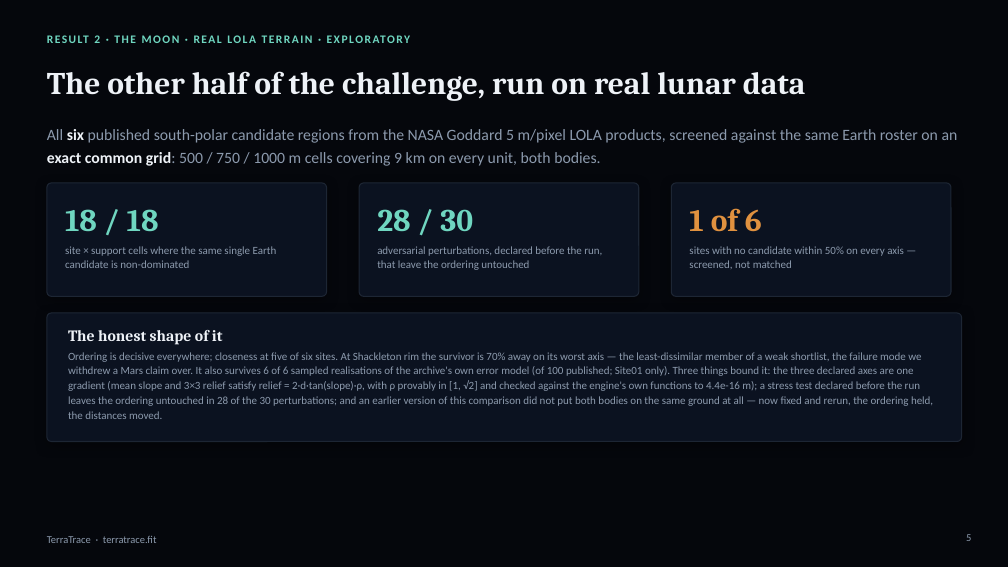
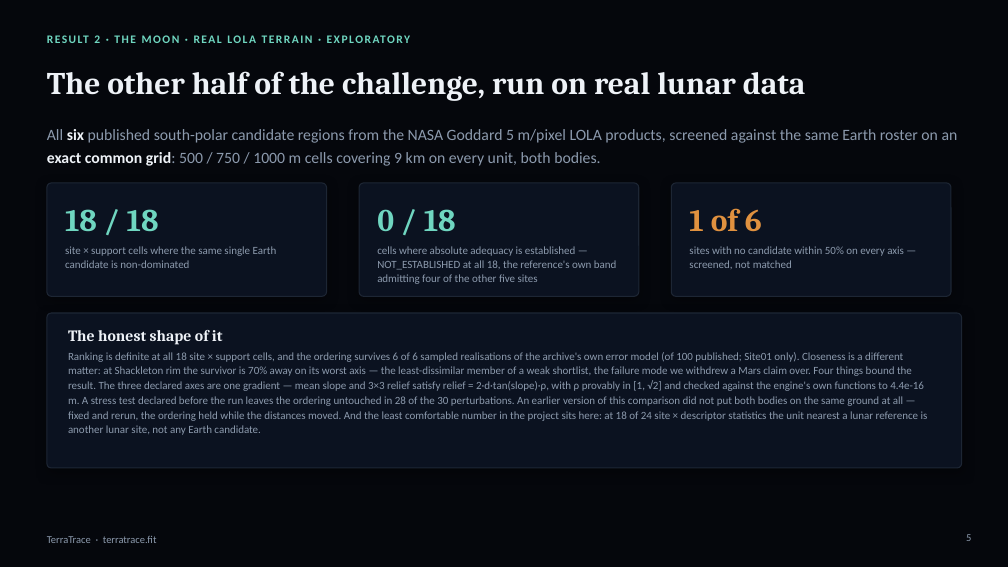
Before and after one commit to pal-123456789/terratrace, a slide deck: slide 5 of TerraTrace-submission.pptx. Drawn at 1008x567 pixels with LibreOffice and Linux fonts; fonts in the diff are those of the drawing. Boxes give left, top, right and bottom in pixels: in the first picture for what was removed or moved away, otherwise in the second. Text is boxed around its words. In the diff, an @@ line names an element or a change of style, - is before the commit and + after.

```diff
--- a/TerraTrace-submission.pptx
+++ b/TerraTrace-submission.pptx
@@ text at (x1=377, y1=209, x2=456, y2=231): text changed @@
-28 / 30
+0 / 18
@@ text at (x1=377, y1=246, x2=617, y2=284): text changed @@
-adversarial perturbations, declared before the run, that leave the ordering untouched
+cells where absolute adequacy is established — NOT_ESTABLISHED at all 18, the reference's own band admitting four of the other five sites
@@ rounded rectangle resized from (x1=47, y1=313, x2=962, y2=442) to (x1=47, y1=313, x2=962, y2=468) @@
@@ rounded rectangle at (x1=47, y1=313, x2=962, y2=468): proportions changed @@
@@ text at (x1=68, y1=352, x2=928, y2=435): text changed @@
-Ordering is decisive everywhere; closeness at five of six sites. At Shackleton rim the survivor is 70% away on its worst axis — the least-dissimilar member of a weak shortlist, the failure mode we withdrew a Mars claim over. It also survives 6 of 6 sampled realisations of the archive's own error model (of 100 published; Site01 only). Three things bound it: the three declared axes are one gradient (mean slope and 3×3 relief satisfy relief = 2·d·tan(slope)·ρ, with ρ provably in [1, √2] and checked against the engine's own functions to 4.4e-16 m); a stress test declared before the run leaves the ordering untouched in 28 of the 30 perturbations; and an earlier version of this comparison did not put both bodies on the same ground at all — now fixed and rerun, the ordering held, the distances moved.
+Ranking is definite at all 18 site × support cells, and the ordering survives 6 of 6 sampled realisations of the archive's own error model (of 100 published; Site01 only). Closeness is a different matter: at Shackleton rim the survivor is 70% away on its worst axis — the least-dissimilar member of a weak shortlist, the failure mode we withdrew a Mars claim over. Four things bound the result. The three declared axes are one gradient — mean slope and 3×3 relief satisfy relief = 2·d·tan(slope)·ρ, with ρ provably in [1, √2] and checked against the engine's own functions to 4.4e-16 m. A stress test declared before the run leaves the ordering untouched in 28 of the 30 perturbations. An earlier version of this comparison did not put both bodies on the same ground at all — fixed and rerun, the ordering held while the distances moved. And the least comfortable number in the project sits here: at 18 of 24 site × descriptor statistics the unit nearest a lunar reference is another lunar site, not any Earth candidate.
```
Also in this commit, not shown: 2 other slides changed, 6 other files.
